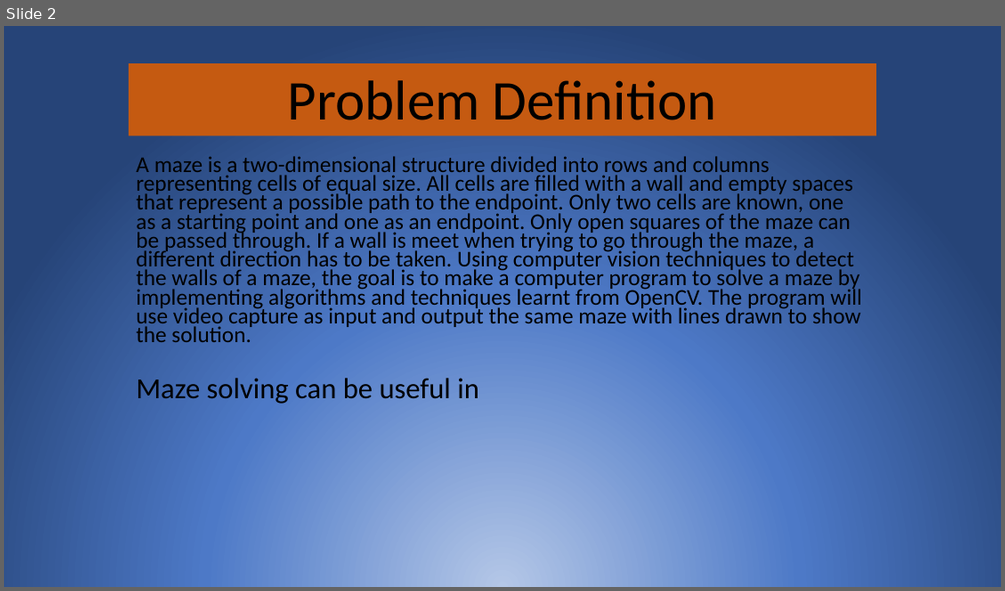
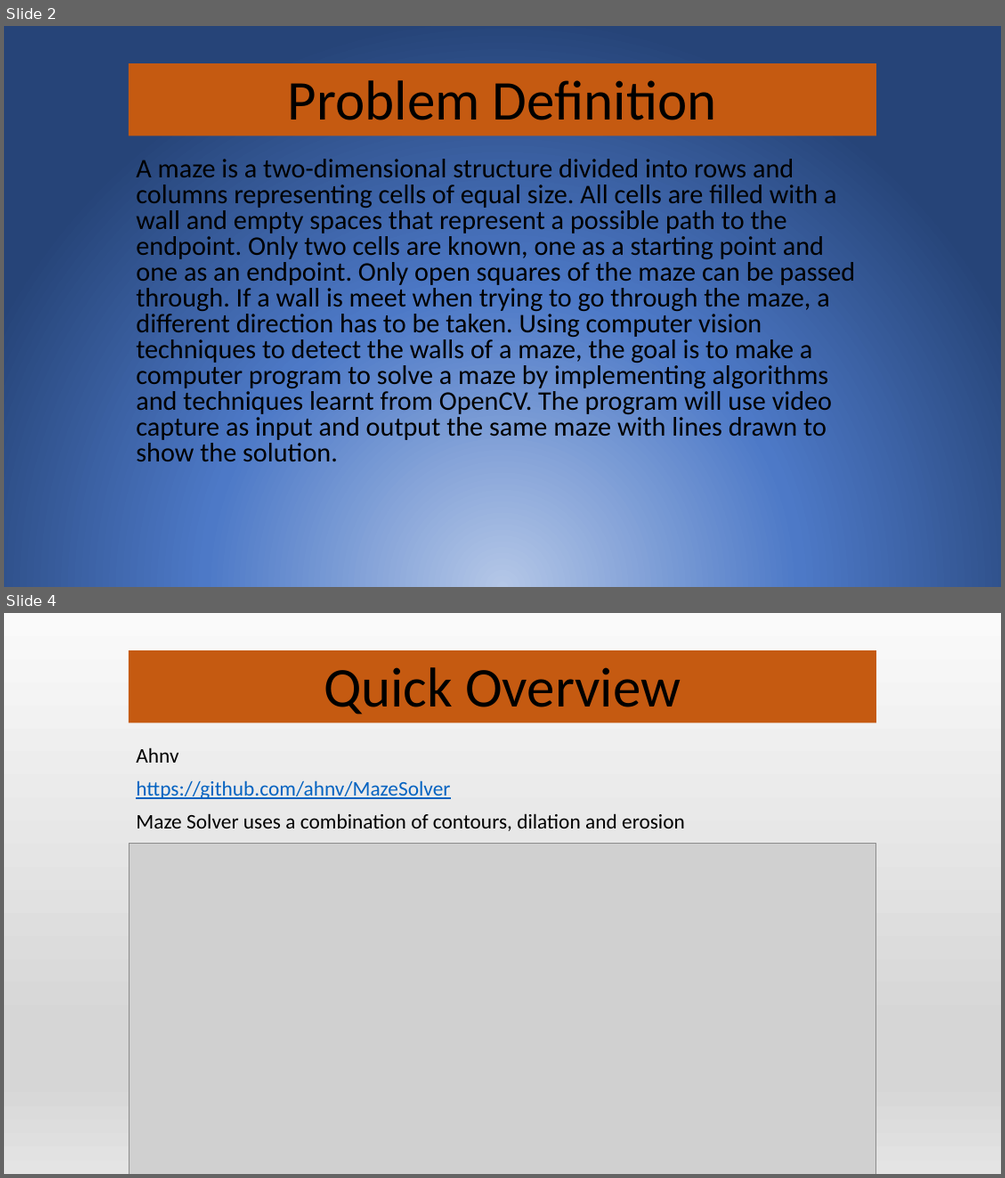
Before and after one commit to BenLee8602/maze-solver, a slide deck: Presentation1.pptx. Shown one above the other, each under a label of ours: slide 2 before the commit, slides 2 and 4 after it; the slides between them are not shown. The pictures are 1005x591 and 1005x1178 pixels, drawn with LibreOffice and Linux fonts; fonts in the diff are those of the drawing; grey boxes stand for pictures. Boxes give left, top, right and bottom in pixels: in the first picture for what was removed or moved away, otherwise in the second. Text is boxed around its words. In the diff, an @@ line names an element or a change of style, - is before the commit and + after.

```diff
--- a/Presentation1.pptx
+++ b/Presentation1.pptx
@@ slide 4 added at box(4, 613, 1001, 1174), background gradient #FAFAFA to #D7D7D7 to #E4E4E4 @@
@@ title added at box(129, 650, 877, 723), fill #C55A11, 54 pt, text #000000 @@
+Quick Overview
@@ subtitle added at box(136, 747, 685, 831), 20 pt, text #000000 @@
+Ahnv
+https://github.com/ahnv/MazeSolver
+Maze Solver uses a combination of contours, dilation and erosion
@@ picture added at box(129, 844, 877, 1174) @@
@@ slide 2 changed as well @@
@@ subtitle "A maze is a two-dimensional ..." at box(136, 159, 855, 462): size 21.7 to 25.9 pt; line spacing 0.7 to 0.8 @@
@@ text removed at box(136, 378, 479, 403) @@
-Maze solving can be useful in
```
Also in this commit, not shown: 1 other slide changed, 4 other slides added, 3 slides removed.
